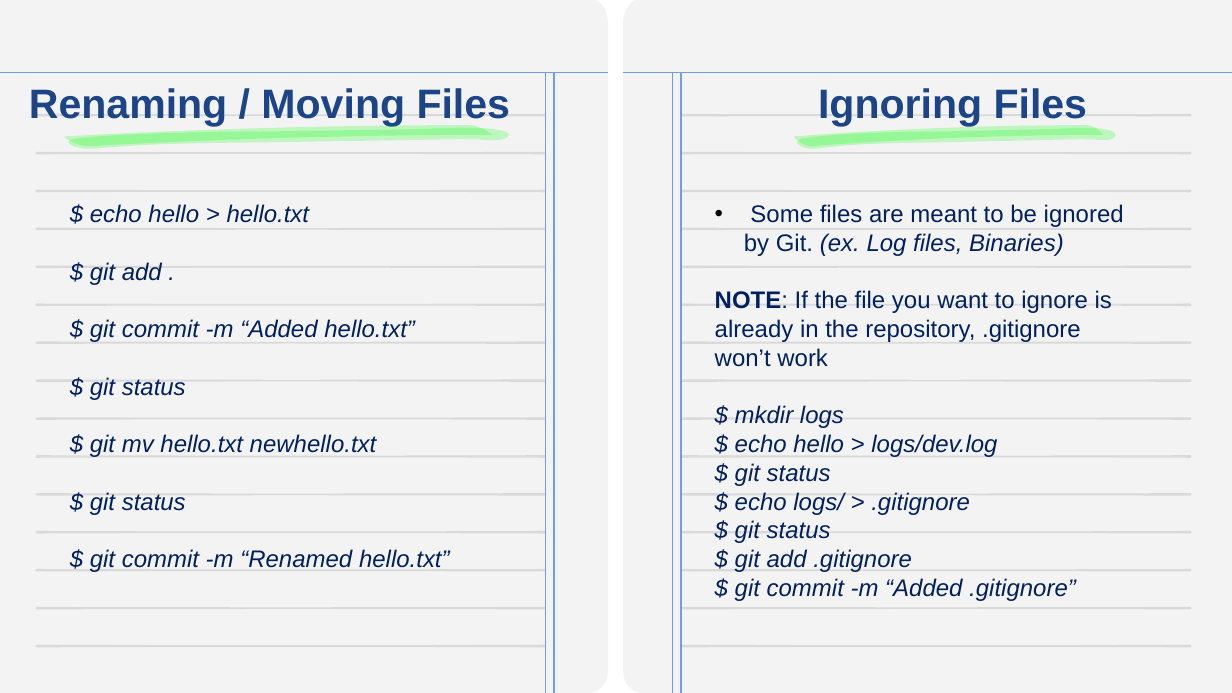
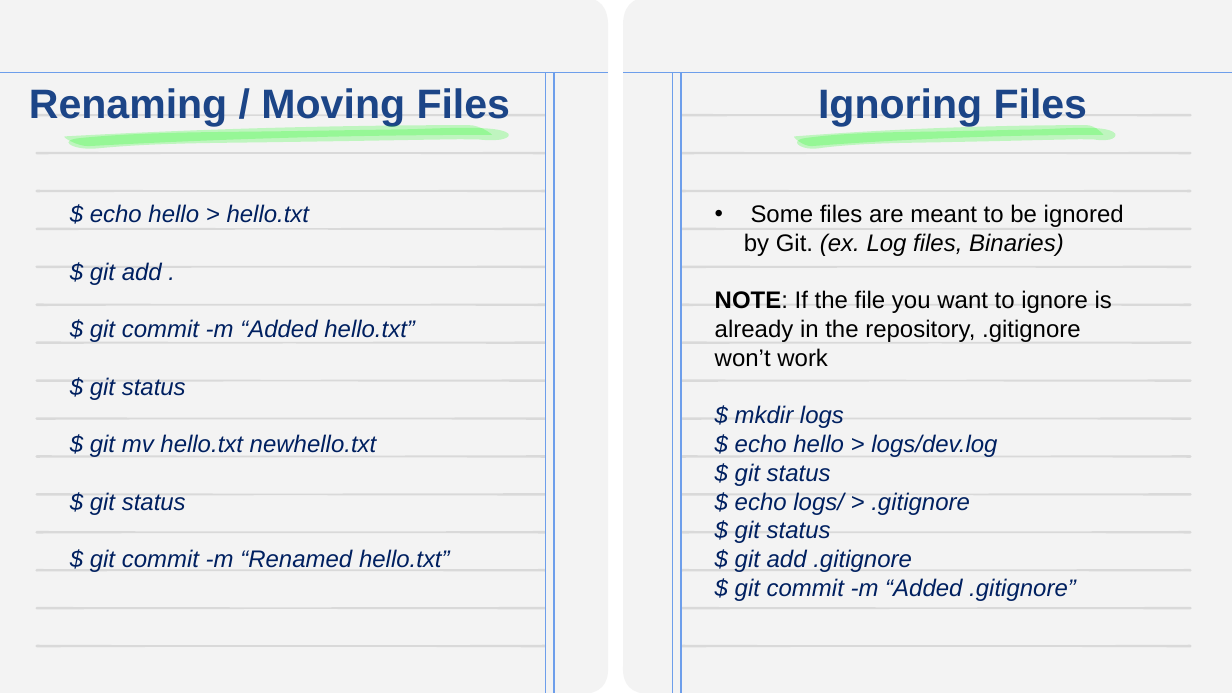
Before and after one commit to houwaey/mseufci-training-materials, a slide deck: slide 14 of Git Presentation.pptx. Drawn at 1232x693 pixels with LibreOffice and Linux fonts; fonts in the diff are those of the drawing. Boxes give left, top, right and bottom in pixels: in the first picture for what was removed or moved away, otherwise in the second. Text is boxed around its words. In the diff, an @@ line names an element or a change of style, - is before the commit and + after.

```diff
--- a/Git Presentation.pptx
+++ b/Git Presentation.pptx
@@ text at (715,204,1124,367): text colour #002060 to #000000 in "Some files are meant to be ignored ...", "NOTE: If the file you want to ..." @@
```
Also in this commit, not shown: 2 other slides changed.
